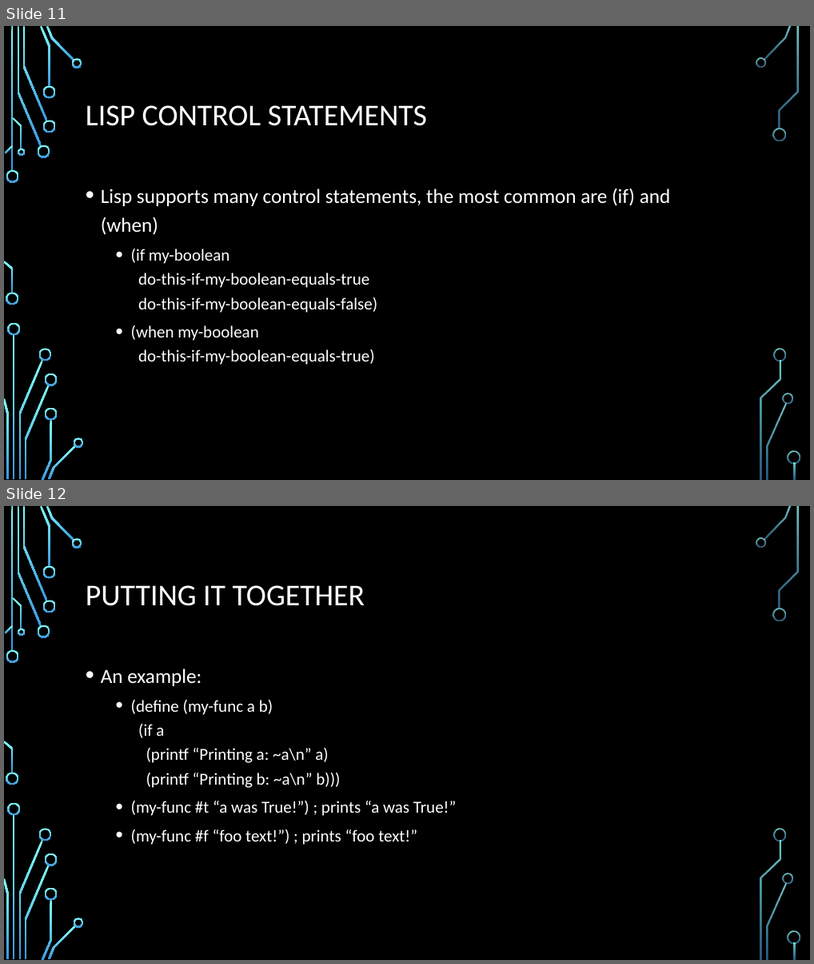
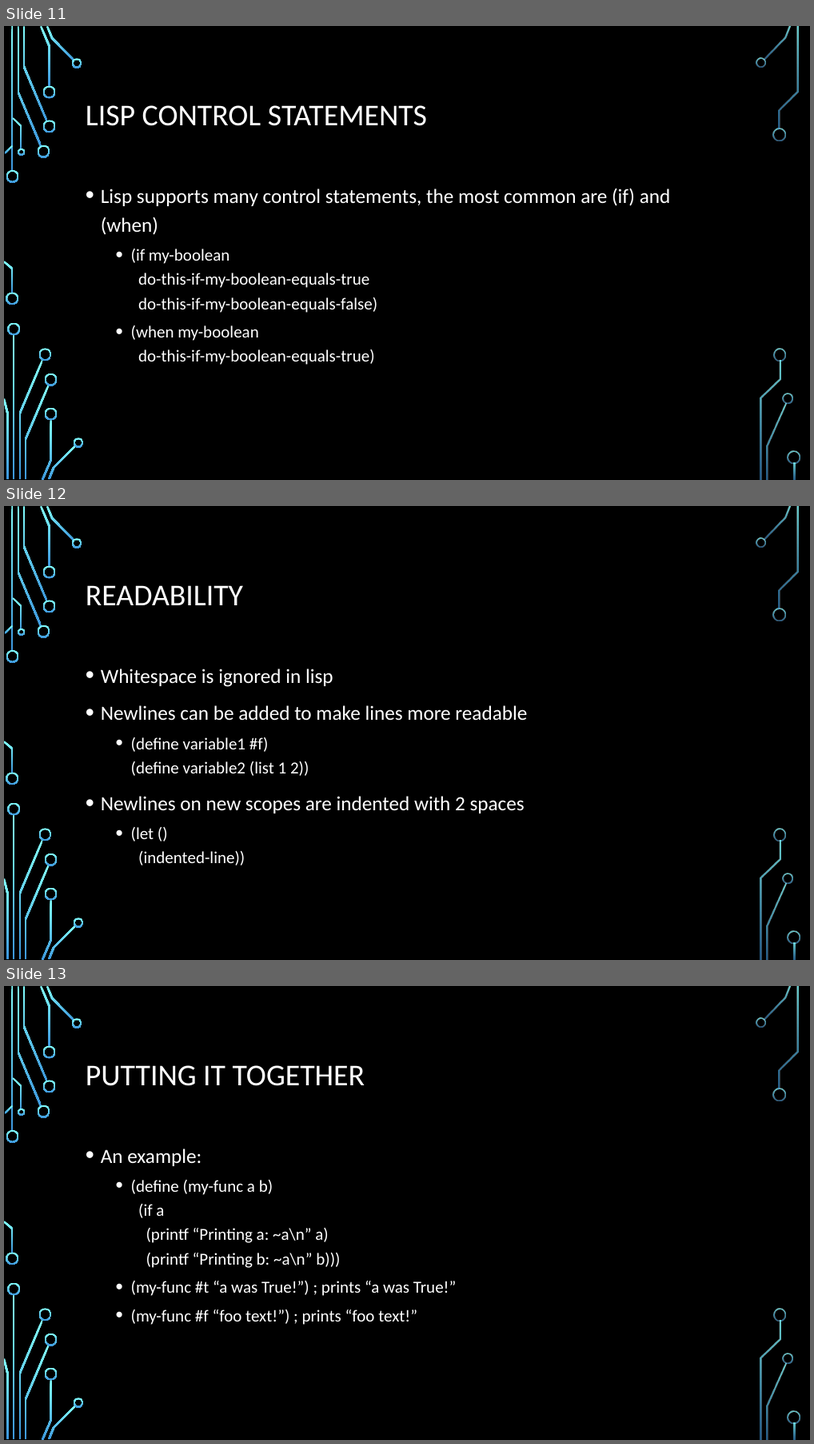
Before and after one commit to durandaltheta/3, a slide deck: DFC3.pptx. Shown one above the other, each under a label of ours: slides 11 and 12 before the commit, slides 11, 12 and 13 after it. The pictures are 814x964 and 814x1444 pixels, drawn with LibreOffice and Linux fonts; fonts in the diff are those of the drawing; background and template pictures are left out. Boxes give left, top, right and bottom in pixels: in the first picture for what was removed or moved away, otherwise in the second. Text is boxed around its words. In the diff, an @@ line names an element or a change of style, - is before the commit and + after.

Commit message:
more fixes to powerpoint again

```diff
--- a/DFC3.pptx
+++ b/DFC3.pptx
@@ slide 12 added at bbox=[4, 506, 810, 960], background picture (left out); not listed: 36 template elements that a slide beside it also shows @@
@@ title added at bbox=[86, 585, 243, 605], 36 pt, text #FFFFFF @@
+READABILITY
@@ text added at bbox=[101, 668, 527, 865], 24 pt, text #FFFFFF @@
+• Whitespace is ignored in lisp
+• Newlines can be added to make lines more readable
+  • (define variable1 #f)
+    (define variable2 (list 1 2))
+• Newlines on new scopes are indented with 2 spaces
+  • (let ()
+    (indented-line))
@@ what was slide 12 is now slide 13 @@
```
